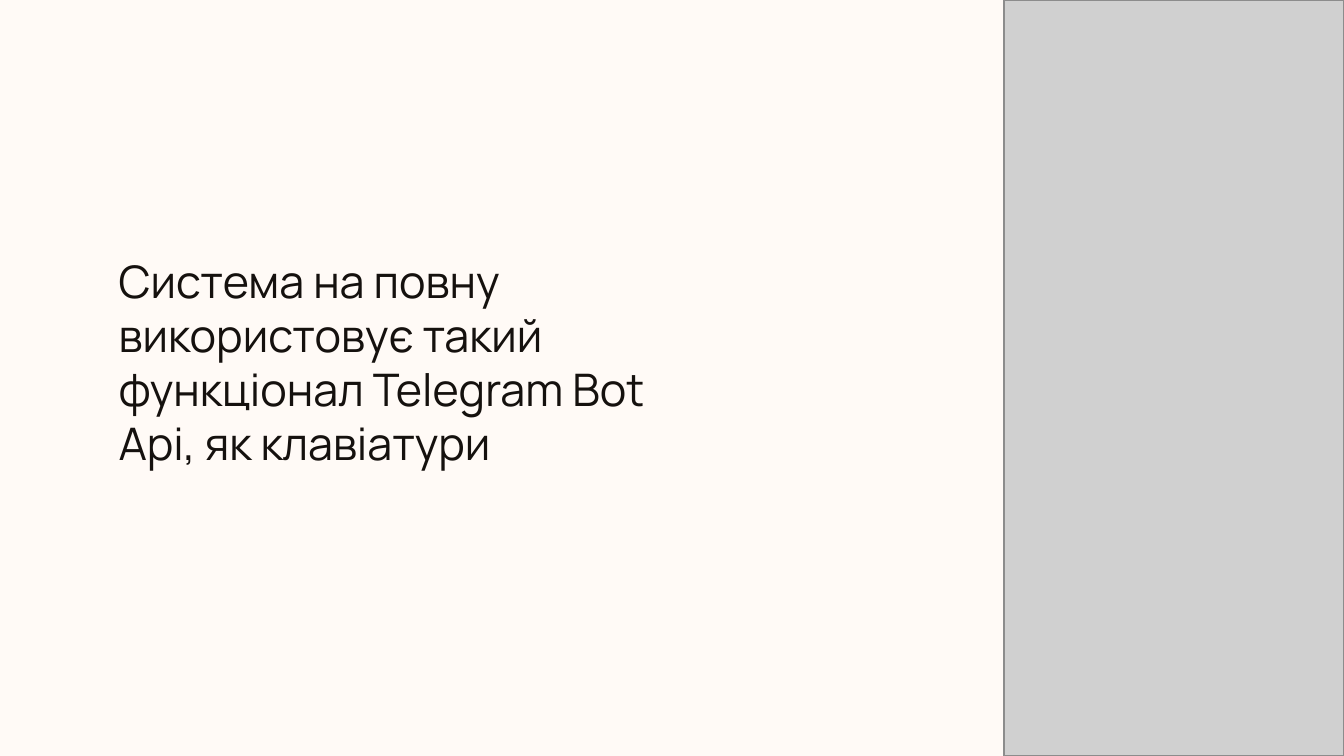
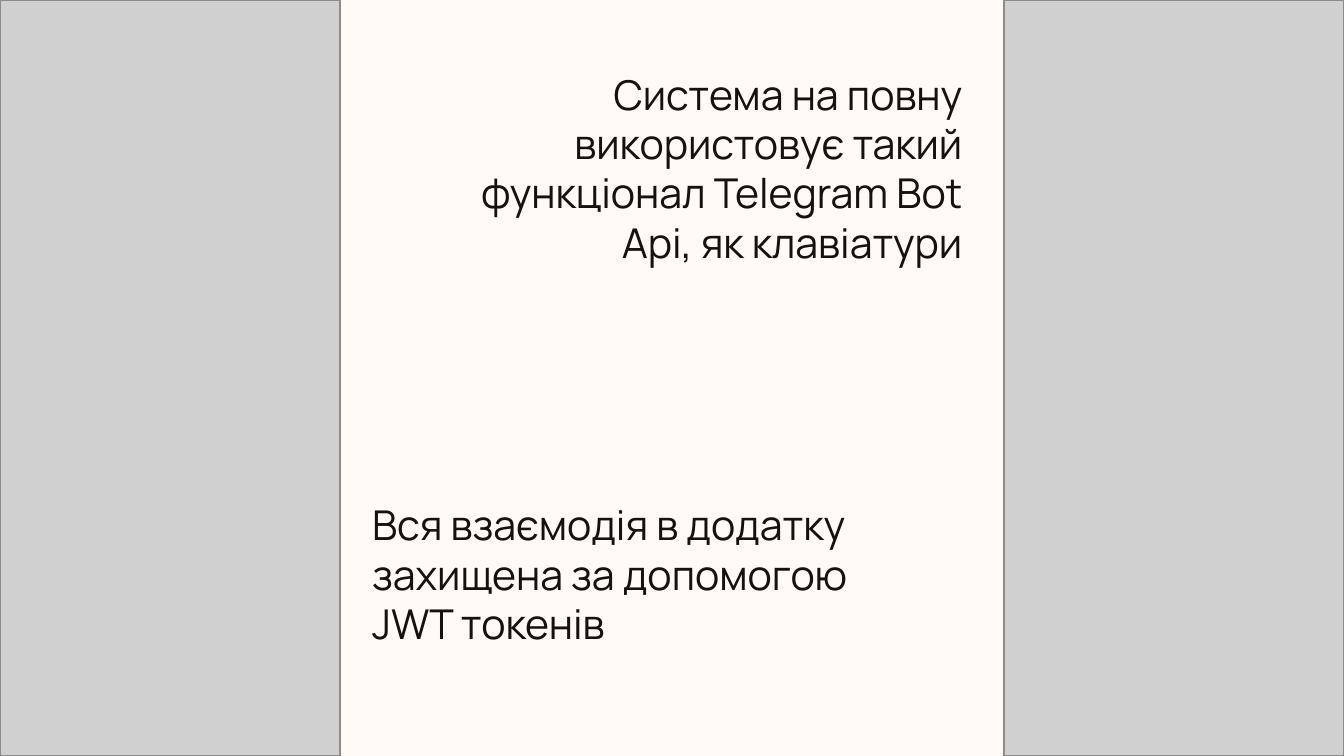
Before and after one commit to johnburitto/VMControlPanel, a slide deck: slide 12 of Презентація.pptx (slide 17 before the commit). Drawn at 1344x756 pixels with LibreOffice and Linux fonts; fonts in the diff are those of the drawing; grey boxes stand for pictures; background and template pictures are left out. Boxes give left, top, right and bottom in pixels: in the first picture for what was removed or moved away, otherwise in the second. Text is boxed around its words. In the diff, an @@ line names an element or a change of style, - is before the commit and + after.

```diff
--- a/Презентація.pptx
+++ b/Презентація.pptx
@@ picture added at (0, 0, 340, 755) @@
@@ text "Система на повну використовує такий ...": place and size @@
-text "Система на повну використовує такий ..." at (119, 265, 644, 471)
+text "Система на повну використовує такий ..." at (481, 80, 963, 268)
@@ text "Система на повну використовує такий ..." at (481, 80, 963, 268): size 24 to 22 pt; alignment left to right; vertical alignment top to middle @@
@@ text added at (372, 510, 847, 640), 22 pt, text #15110E @@
+Вся взаємодія в додатку захищена за допомогою JWT токенів
```
Also in this commit, not shown: 12 other slides changed, 3 slides added, 8 slides removed, 12 other files.
